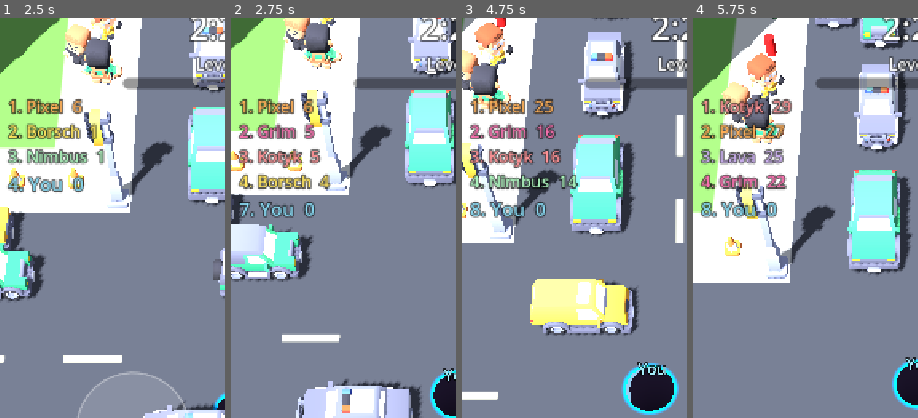
Above: before the commit, frames 1-4 (left to right).
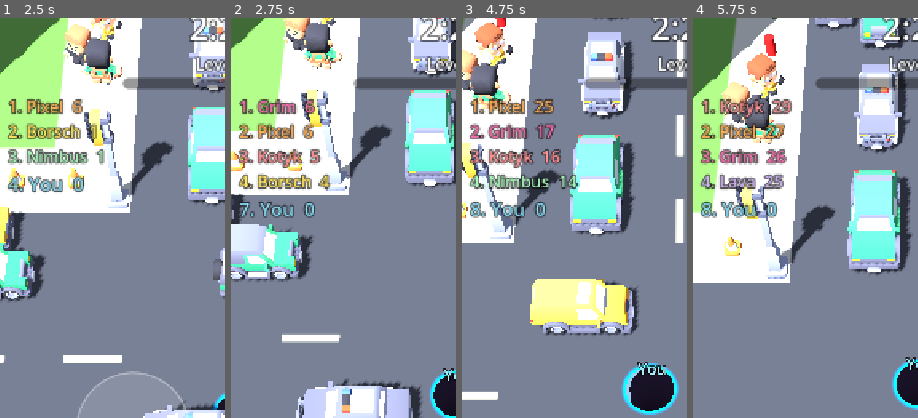
Above: after the commit, the same moments.

Repository: dsidxavekko/openhole
Game: Godot game, scene res://scenes/main_menu.tscn
Two runs of this game, one before a commit and one after it. Both use one fixed random seed, a clock stepped at 60 frames per second and the inputs below.
Inputs (mouse positions are % of the whole screen's width and height, from its top left):
- Up to frame 1 (2.5 s): click "Battle" at 0.5 s; move the mouse to (72, 45) at 1.27 s; hold D 1.28-2 s; click (72, 45) at 1.42 s; drag from (30, 55) to (45, 70) at 2.02 s
- Up to frame 2 (2.75 s): no input
- Up to frame 3 (4.75 s): move the mouse to (60, 28) at 2.77 s; hold D 2.78-3.5 s; drag from (45, 70) to (20, 35) at 3.52 s; move the mouse to (80, 65) at 4.27 s; hold A from 4.28 s (still down)
- Up to frame 4 (5.75 s): release A at 5 s; drag from (20, 35) to (35, 25) at 5.02 s
The pictures show only the part of the screen within x 0-50%, y 4-54%; the shares and areas given below are measured in that part.

Frame 1 is identical in both runs. In frame 2, 1.5% of the frame differs, in the area x 4-38%, y 20-31%; in frame 3, 0.1%; in frame 4, 1.8%, in the area x 4-42%, y 32-43%.

Commit message:
Fix falling objects resting on a neighbour hole's lip, lane order after wrap, people in crossings, magnet reach
- every hole has its own well physics layer; falling objects collide only with theirs
- a car that wraps around the map is re-sorted to the back of its lane immediately
- people crossing the road are never placed inside an intersection (test added)
- magnet reach beyond the rim is capped, fit check runs before distance math

Co-Authored-By: Claude Opus 5.5 <noreply@anthropic.com>

Diff:
--- a/scripts/game.gd
+++ b/scripts/game.gd
@@ -195,6 +195,7 @@
 		var h := Hole.new()
 		var is_player := i == 0
 		h.setup(tr("YOU") if is_player else names[i % names.size()], HOLE_COLORS[i % HOLE_COLORS.size()], is_player)
+		h.well_layer = WELL_LAYER << i
 		add_child(h)
 		h.position = _spawn_point(i, count)
 		if is_player:
@@ -355,15 +356,15 @@
 		var ms := h.magnet_strength()
 		for bucket in _cells_around(hp, maxf(r + 11.0, mr + 2.0)):
 			for e: Edible in bucket:
-				if e.falling_into != null:
+				# Things that do not fit stay static: the hole slides under them.
+				if e.falling_into != null or not HoleRules.fits(e.fit_size, r):
 					continue
 				var dx := e.position.x - hp.x
 				var dz := e.position.z - hp.z
 				var d := sqrt(dx * dx + dz * dz)
 				var touching := d <= r + e.extent * 0.5 + 0.3
 				var pulled := e.magnetic and d < mr
-				# Things that do not fit stay static: the hole slides under them.
-				if not (touching or pulled) or not HoleRules.fits(e.fit_size, r):
+				if not (touching or pulled):
 					continue
 				_wake(e)
 				if d < r + e.extent * 0.3:
@@ -410,17 +411,21 @@
 
 ## Leader first (largest coordinate along the driving direction); slot 0 is the speed.
 func _sort_lanes() -> void:
-	for key in lanes:
-		var list: Array = lanes[key]
-		var speed: float = list[0]
-		var cars: Array = []
-		for i in range(1, list.size()):
-			var e = list[i]
-			if is_instance_valid(e) and e.moving:
-				cars.append(e)
-		cars.sort_custom(func(a: Edible, b: Edible):
-			return a.position.dot(a.transform.basis.z) > b.position.dot(b.transform.basis.z))
-		lanes[key] = [speed] + cars
+	for key in lanes.keys():
+		_sort_lane(key)
+
+
+func _sort_lane(key: String) -> void:
+	var list: Array = lanes[key]
+	var speed: float = list[0]
+	var cars: Array = []
+	for i in range(1, list.size()):
+		var e = list[i]
+		if is_instance_valid(e) and e.moving:
+			cars.append(e)
+	cars.sort_custom(func(a: Edible, b: Edible):
+		return a.position.dot(a.transform.basis.z) > b.position.dot(b.transform.basis.z))
+	lanes[key] = [speed] + cars
 
 
 func _green(horizontal: bool) -> bool:
@@ -443,6 +448,9 @@
 
 func _traffic_step(delta: float) -> void:
 	_traffic_time += delta
+	# A car that wrapped around is now the last one in its lane: re-sort right away,
+	# otherwise it keeps the leader slot and drives through the car in front of it.
+	var wrapped_lanes: Array[String] = []
 	for key in lanes:
 		var list: Array = lanes[key]
 		var horizontal: bool = (key as String).begins_with("h")
@@ -477,6 +485,10 @@
 			if wrapped:
 				e.reset_physics_interpolation()
 				leader_back = INF
+				if not wrapped_lanes.has(key):
+					wrapped_lanes.append(key)
+	for key in wrapped_lanes:
+		_sort_lane(key)
 
 
 # --- Powerups --------------------------------------------------------------
@@ -515,7 +527,7 @@
 
 func _start_fall(e: Edible, h: Hole) -> void:
 	e.falling_into = h
-	e.collision_mask = EDIBLE_LAYER | WELL_LAYER
+	e.collision_mask = EDIBLE_LAYER | h.well_layer
 	e.gravity_scale = 1.6
 	e.sleeping = false
 	# Tip it over towards the middle of the hole: things narrower than the hole
--- a/scripts/hole/hole.gd
+++ b/scripts/hole/hole.gd
@@ -25,6 +25,9 @@
 var magnet_time := 0.0
 var magnets_taken := 0
 var controller: RefCounted = null
+## Own physics layer bit: falling objects only collide with the well they fall into,
+## never with the lip of a neighbouring hole.
+var well_layer := WELL_LAYER
 
 var _well_body: AnimatableBody3D
 var _segments: Array[CollisionShape3D] = []
@@ -44,7 +47,7 @@
 func _ready() -> void:
 	_well_body = AnimatableBody3D.new()
 	_well_body.sync_to_physics = true
-	_well_body.collision_layer = WELL_LAYER
+	_well_body.collision_layer = well_layer
 	_well_body.collision_mask = 0
 	add_child(_well_body)
 	for i in SEGMENTS:
@@ -139,8 +142,12 @@
 
 
 ## Weak permanent pull, much stronger while a magnet bonus is active.
+## The reach beyond the rim is capped: a level-16 hole would otherwise scan
+## half the map every tick.
 func magnet_radius() -> float:
-	return radius * 2.5 + 8.0 if magnet_time > 0.0 else radius * 1.6 + 1.5
+	if magnet_time > 0.0:
+		return radius + minf(radius * 1.5 + 8.0, 20.0)
+	return radius + minf(radius * 0.6 + 1.5, 8.0)
 
 
 func magnet_strength() -> float:
@@ -167,7 +174,7 @@
 	if not value:
 		magnet_time = 0.0
 		_ring.visible = false
-	_well_body.collision_layer = WELL_LAYER if value else 0
+	_well_body.collision_layer = well_layer if value else 0
 
 
 func _apply_radius() -> void:
--- a/scripts/world/city_gen.gd
+++ b/scripts/world/city_gen.gd
@@ -238,6 +238,11 @@
 						if not parked:
 							out[-1]["m"] = true
 					t += (rng.randf_range(1.5, 3.0) if parked else rng.randf_range(4.0, 10.0)) + (7.5 if is_bus else 4.0)
-		# People crossing the road.
+		# People crossing the road, never inside a crossing: cross traffic drives there.
 		for n in rng.randi_range(5, 9):
-			_small(rng, out, "person", rng.randf_range(-half, half), road_c + rng.randf_range(-1.5, 1.5))
+			var px := rng.randf_range(-half, half)
+			if fposmod(px + half, PITCH) < ROAD + 1.0:
+				px += ROAD + 2.0
+			if px > half - 1.0:
+				continue
+			_small(rng, out, "person", px, road_c + rng.randf_range(-1.5, 1.5))
--- a/tests/run_tests.gd
+++ b/tests/run_tests.gd
@@ -59,6 +59,15 @@
 		if absf(sp.p.x) > half or absf(sp.p.z) > half:
 			inside = false
 	_check(inside, "everything is inside the map")
+	var in_crossing := 0
+	for sp in a + s:
+		if sp.k != "person":
+			continue
+		var mx := fposmod(sp.p.x + half, CityGen.PITCH)
+		var mz := fposmod(sp.p.z + half, CityGen.PITCH)
+		if mx < CityGen.ROAD and mz < CityGen.ROAD:
+			in_crossing += 1
+	_check(in_crossing == 0, "nobody stands inside a crossing (%d)" % in_crossing)
 
 	print("FAILED: %d" % _fails if _fails else "ALL PASSED")
 	quit(1 if _fails else 0)
